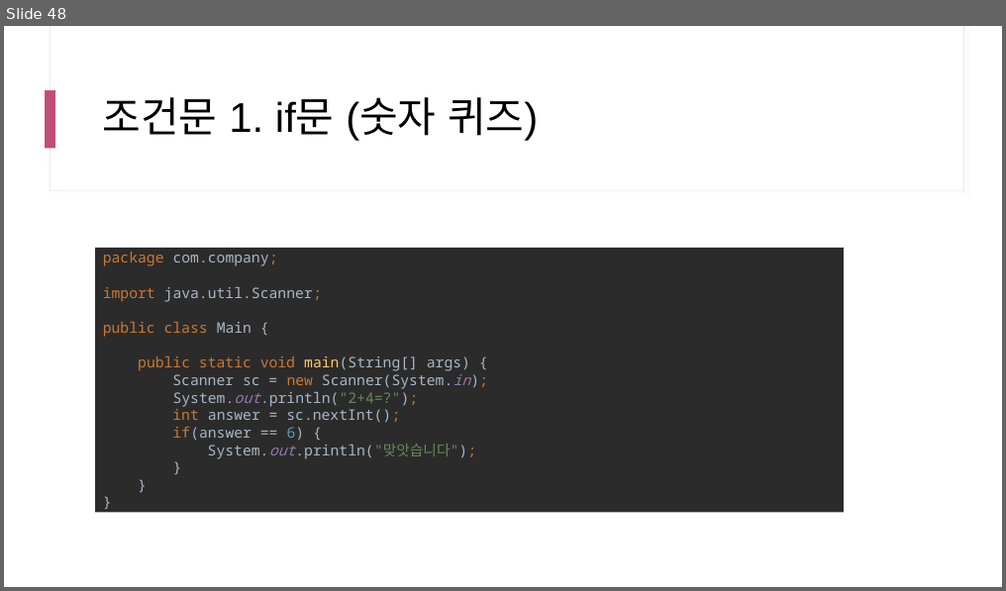
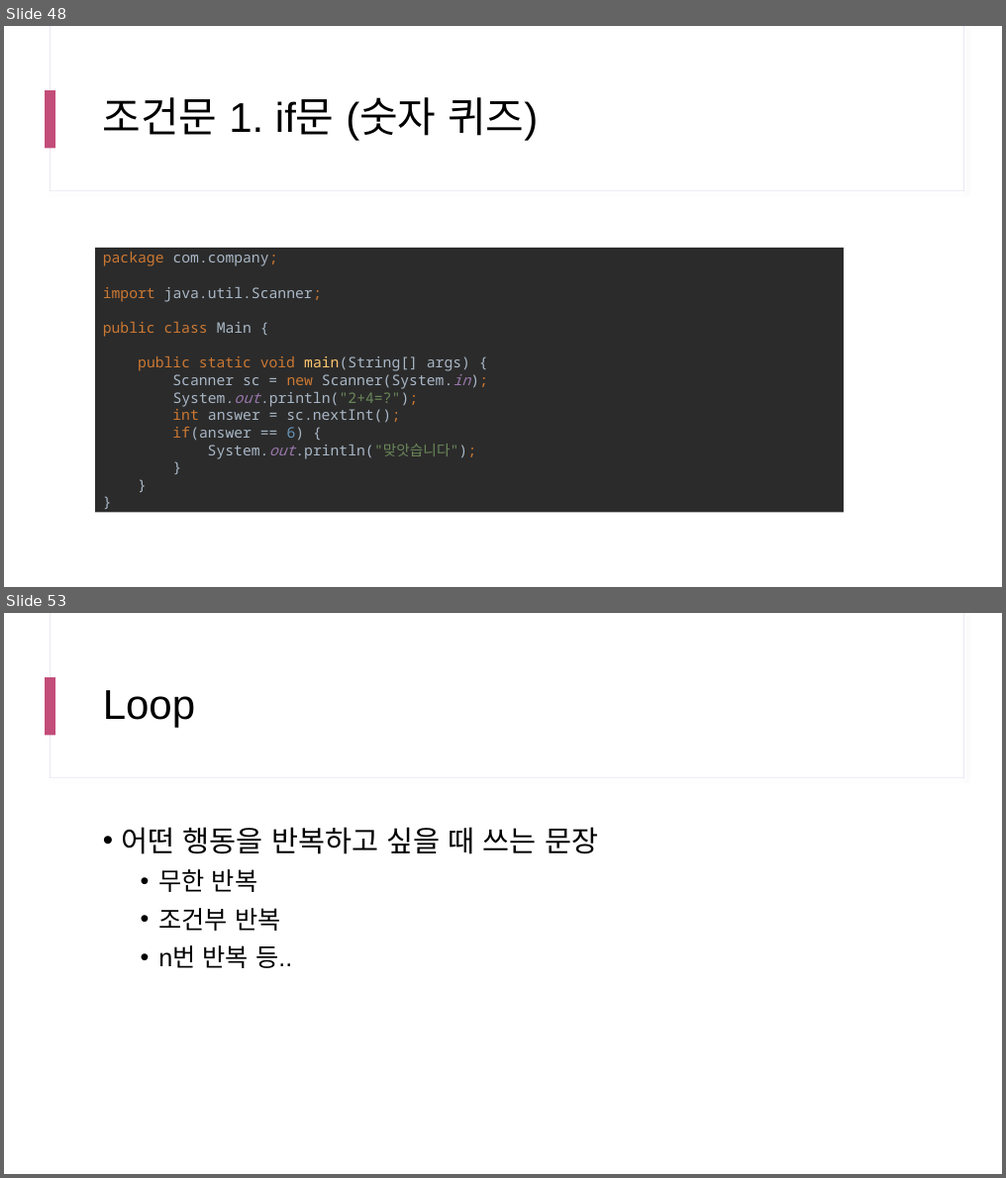
Before and after one commit to yhs0602/SPLIT_lecture_examples, a slide deck: docs/SPLIT 17차 Java.pptx. Shown one above the other, each under a label of ours: slide 48 before the commit, slides 48 and 53 after it; the slides between them are not shown. The pictures are 1006x591 and 1006x1178 pixels, drawn with LibreOffice and Linux fonts; fonts in the diff are those of the drawing. Boxes give left, top, right and bottom in pixels: in the first picture for what was removed or moved away, otherwise in the second. Text is boxed around its words. In the diff, an @@ line names an element or a change of style, - is before the commit and + after.

```diff
--- a/docs/SPLIT 17차 Java.pptx
+++ b/docs/SPLIT 17차 Java.pptx
@@ slide 53 added at <box>4,613,1002,1174</box>, background #FFFFFF; not listed: 3 template elements that a slide beside it also shows @@
@@ title added at <box>103,690,195,728</box>, 40 pt, text #000000 @@
+Loop
@@ text added at <box>122,827,598,968</box>, 28 pt, text #000000 @@
+• 어떤 행동을 반복하고 싶을 때 쓰는 문장
+  • 무한 반복
+  • 조건부 반복
+  • n번 반복 등..
```
Also in this commit, not shown: 2 slides changed, 30 other slides added.
